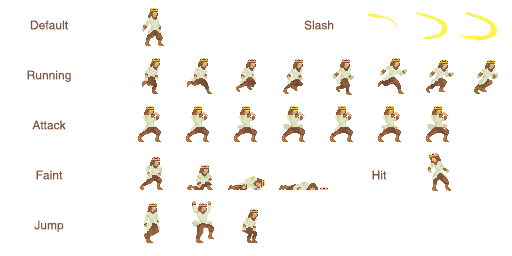
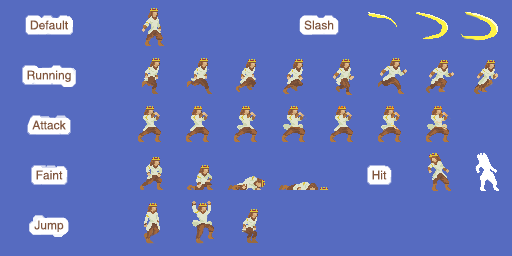
Layer changes from the first 512 x 256 image to the second:
showed "Layer 9" over [0, 0, 512, 256]
